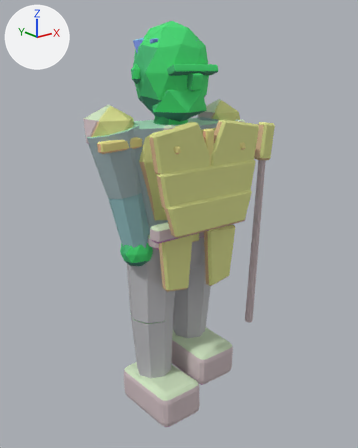
An edit to the glTF model assets/exports/npc/npc_guard_passing_l_v01.glb, drawn before and after from the same camera.
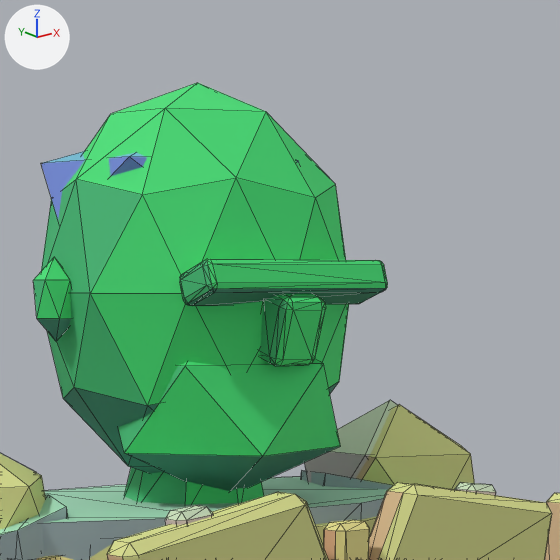
There are two pictures of each version: one whole from a 50 mm camera at (-1.566, -2.024, 1.842) aimed at (0.051, -0.003, 1.034), one close up on the part from 34% to 73% of the width and 0% to 31% of the height. The axes (+X, +Y, +Z) are drawn at upper left. The lights are the same throughout. The older version's two pictures come first. The close-ups show mesh edges as thin lines. Vertices at exactly the same position are counted once.

The first close-up shows 'GEO_npc_guard_passing_l_v01'.
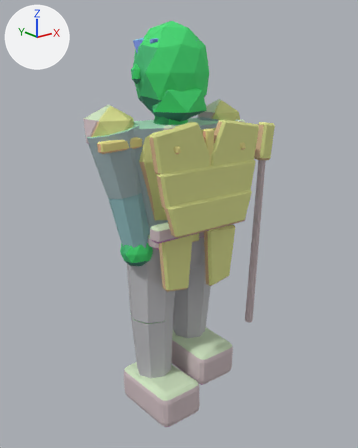
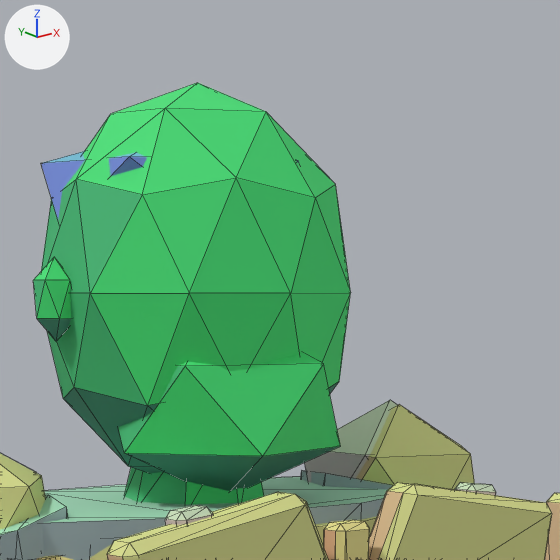
Boxes (x1, y1, x2, y2) around the edits, measured in the close-ups (560 x 560 px):
```json
{"part": 1, "of": "me_geo_npc_guard_passing_l_v01", "change": "deleted", "before": [180, 259, 388, 306], "on screen": "green"}
{"part": 2, "of": "me_geo_npc_guard_passing_l_v01", "change": "deleted", "before": [260, 294, 326, 366], "on screen": "green"}
```

Edits to the scene script, one JSON object a line:
```json
{"block": "me_geo_npc_guard_passing_l_v01", "where": "# used by ob_geo_npc_guard_passing_l_v01; location = (0.0, 0.0, 0.0)"}
{"op": "remove", "block": "me_geo_npc_guard_passing_l_v01", "code": "me_geo_npc_guard_passing_l_v01.from_pydata(...)  # 1232 vertices, 2276 faces; spans x -0.48..0.74, y -0.34..0.2, z 0.0..2.06"}
{"op": "add", "block": "me_geo_npc_guard_passing_l_v01", "code": "me_geo_npc_guard_passing_l_v01.from_pydata(...)  # 1120 vertices, 2060 faces; spans x -0.48..0.74, y -0.34..0.2, z 0.0..2.06"}
{"block": "me_geo_npc_guard_passing_l_v01", "change": "me_geo_npc_guard_passing_l_v01 part 1: the loose piece of 56 vertices spanning x -0.13..0.13, y -0.21..-0.14, z 1.81..1.86 is deleted"}
{"block": "me_geo_npc_guard_passing_l_v01", "change": "me_geo_npc_guard_passing_l_v01 part 2: the loose piece of 56 vertices spanning x -0.03..0.03, y -0.21..-0.15, z 1.74..1.83 is deleted"}
```
